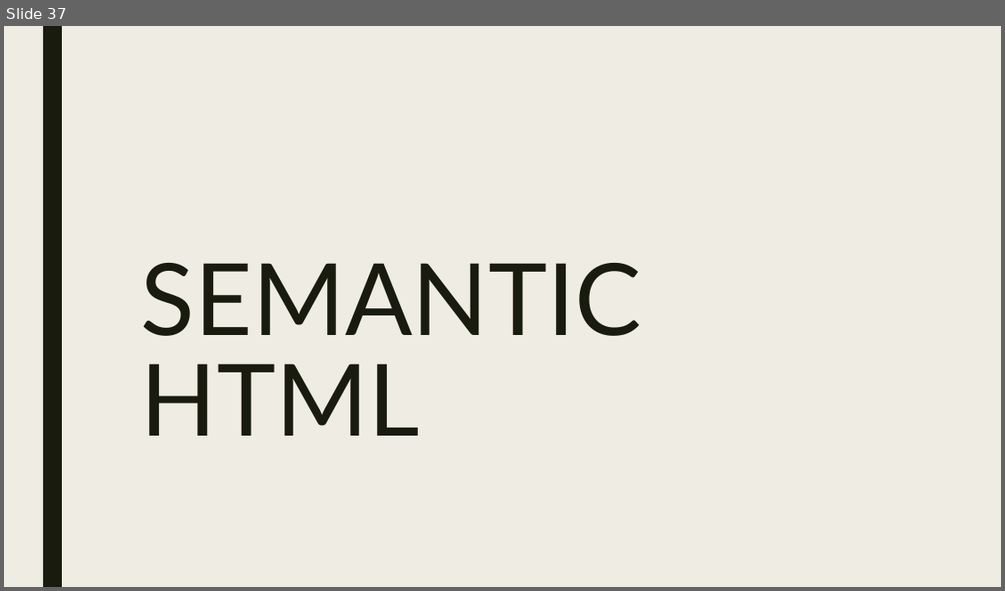
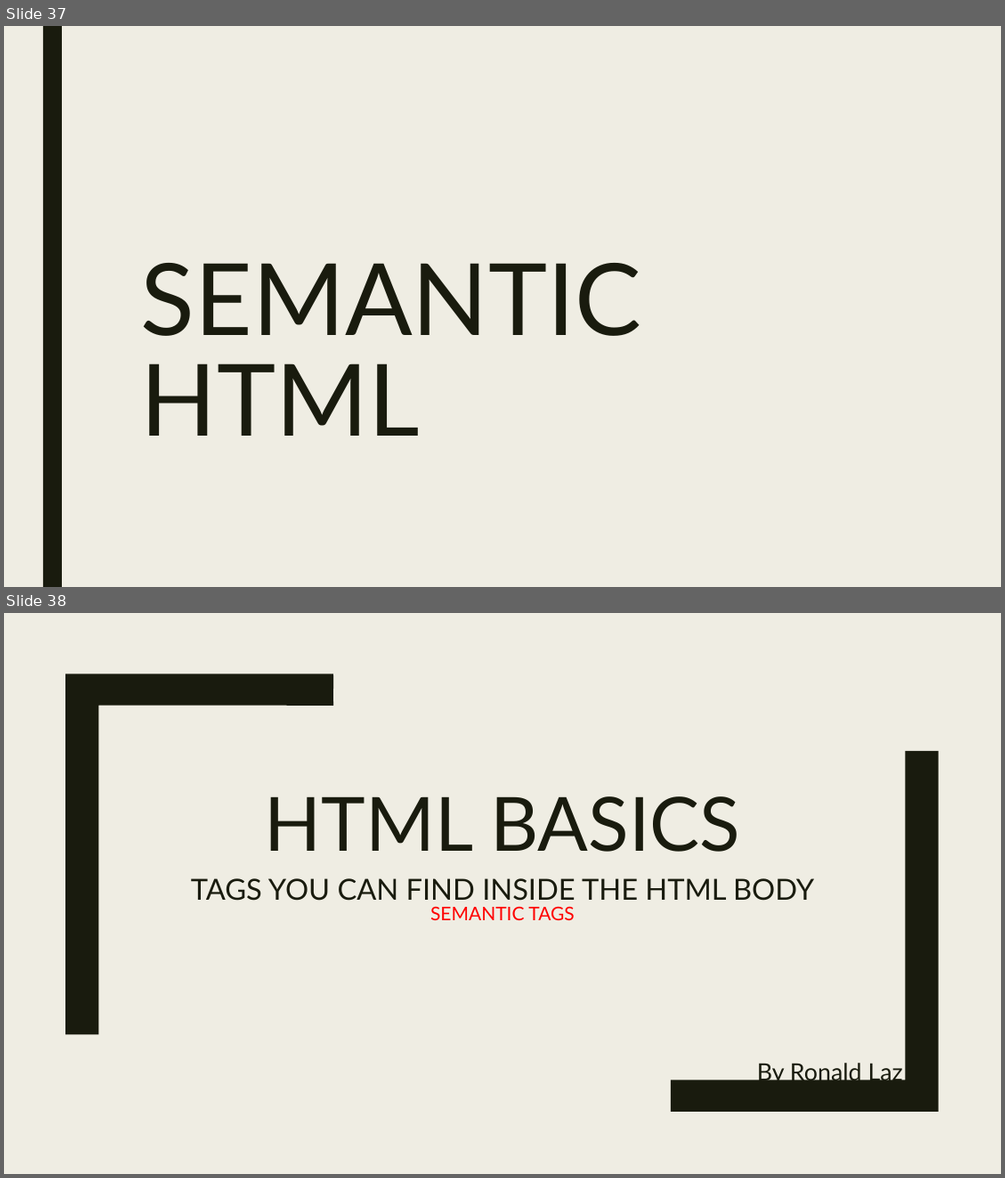
Before and after one commit to lexus654/basic_HTML-CSS_tutorial, a slide deck: HTML BASICS.pptx. Shown one above the other, each under a label of ours: slide 37 before the commit, slides 37 and 38 after it. The pictures are 1005x591 and 1005x1178 pixels, drawn with LibreOffice and Linux fonts; fonts in the diff are those of the drawing. Boxes give left, top, right and bottom in pixels: in the first picture for what was removed or moved away, otherwise in the second. Text is boxed around its words. In the diff, an @@ line names an element or a change of style, - is before the commit and + after.

Commit message:
Sematntic tags

```diff
--- a/HTML BASICS.pptx
+++ b/HTML BASICS.pptx
@@ slide 38 added at <box>4,613,1001,1174</box>, background #EFEDE3 @@
@@ freeform shape added at <box>65,674,333,1034</box>, fill #191B0E @@
@@ freeform shape added at <box>671,751,938,1111</box>, fill #191B0E @@
@@ title added at <box>265,796,740,852</box>, 72 pt, text #191B0E @@
+HTML BASICS
@@ text added at <box>191,878,814,900</box>, 28 pt, text #191B0E @@
+TAGS YOU CAN FIND INSIDE THE HTML BODY
@@ text added at <box>430,906,574,920</box>, 18 pt, text #FF0000 @@
+SEMANTIC TAGS
@@ subtitle added at <box>757,1062,903,1085</box>, 23 pt, text #191B0E @@
+By Ronald Laz
```
Also in this commit, not shown: 3 other slides added, 2 other files.
